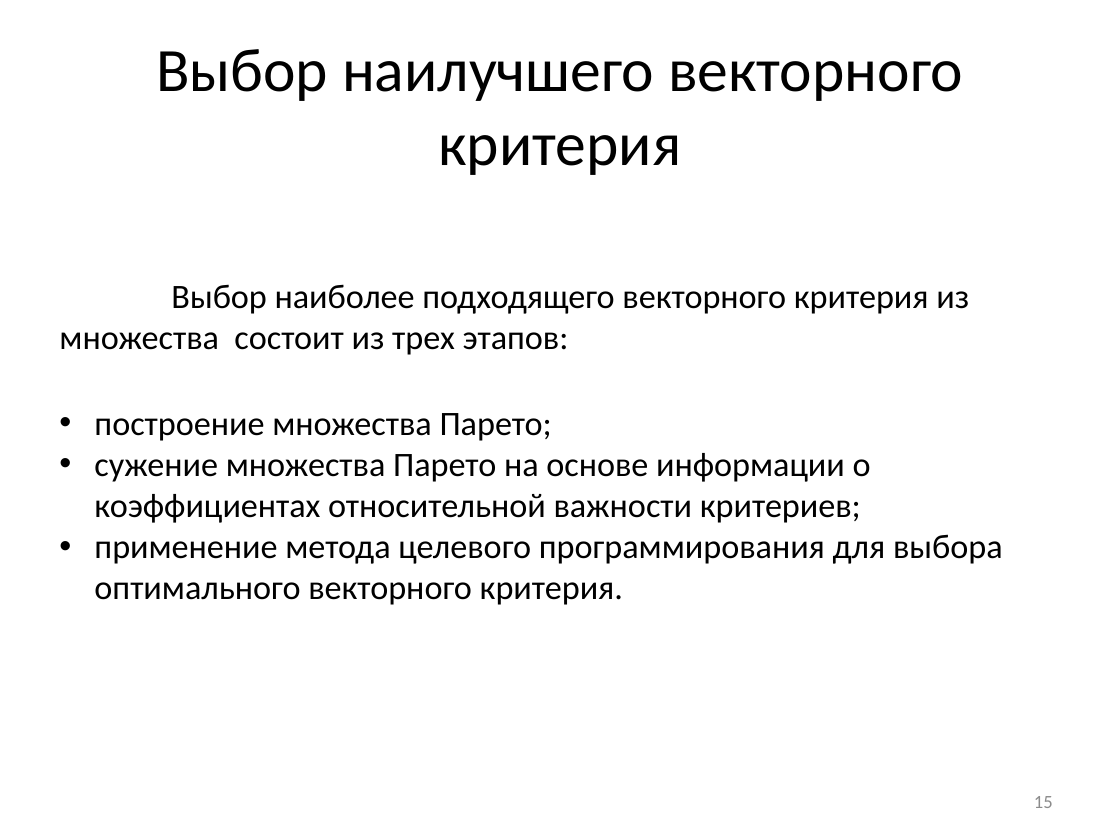
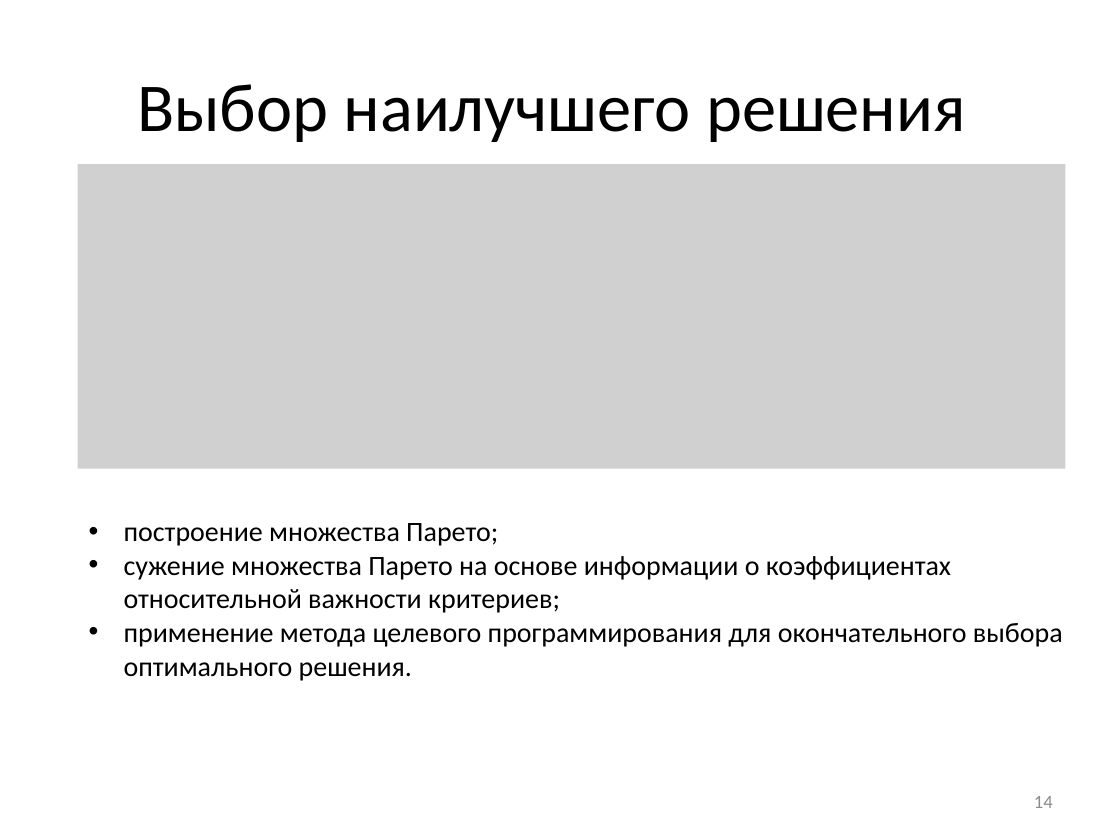
Before and after one commit to arkuzmin/diplom, a slide deck: slide 14 of optimization/4 семестр/РПЗ/Презентация_v2.0.pptx (slide 15 before the commit). Drawn at 1120x840 pixels with LibreOffice and Linux fonts; fonts in the diff are those of the drawing; grey boxes stand for pictures. Boxes give left, top, right and bottom in pixels: in the first picture for what was removed or moved away, otherwise in the second. Text is boxed around its words. In the diff, an @@ line names an element or a change of style, - is before the commit and + after.

```diff
--- a/optimization/4 семестр/РПЗ/Презентация_v2.0.pptx
+++ b/optimization/4 семестр/РПЗ/Презентация_v2.0.pptx
@@ title at bbox=[137, 84, 966, 142]: text changed; size 39.6 to 44 pt @@
-Выбор наилучшего векторного критерия
+Выбор наилучшего решения
@@ picture added at bbox=[77, 165, 1065, 469] @@
@@ text at bbox=[59, 284, 969, 355]: paragraph removed @@
-Выбор наиболее подходящего векторного критерия из множества состоит из трех этапов:
@@ text "построение множества Парето;": place and size @@
-text "построение множества Парето;" at bbox=[59, 284, 1003, 605]
+text "построение множества Парето;" at bbox=[124, 523, 1063, 681]
@@ text at bbox=[124, 523, 951, 613]: size 22 to 18 pt in "построение множества Парето;", "сужение множества Парето на основе информации о ..." @@
@@ text at bbox=[124, 623, 1063, 681]: text changed; size 22 to 18 pt @@
-• применение метода целевого программирования для выбора оптимального векторного критерия.
+• применение метода целевого программирования для окончательного выбора оптимального решения.
@@ page number at bbox=[1034, 796, 1053, 808]: text changed @@
-15
+14
```
Also in this commit, not shown: 13 other slides changed, 1 slide added, 2 slides removed.
